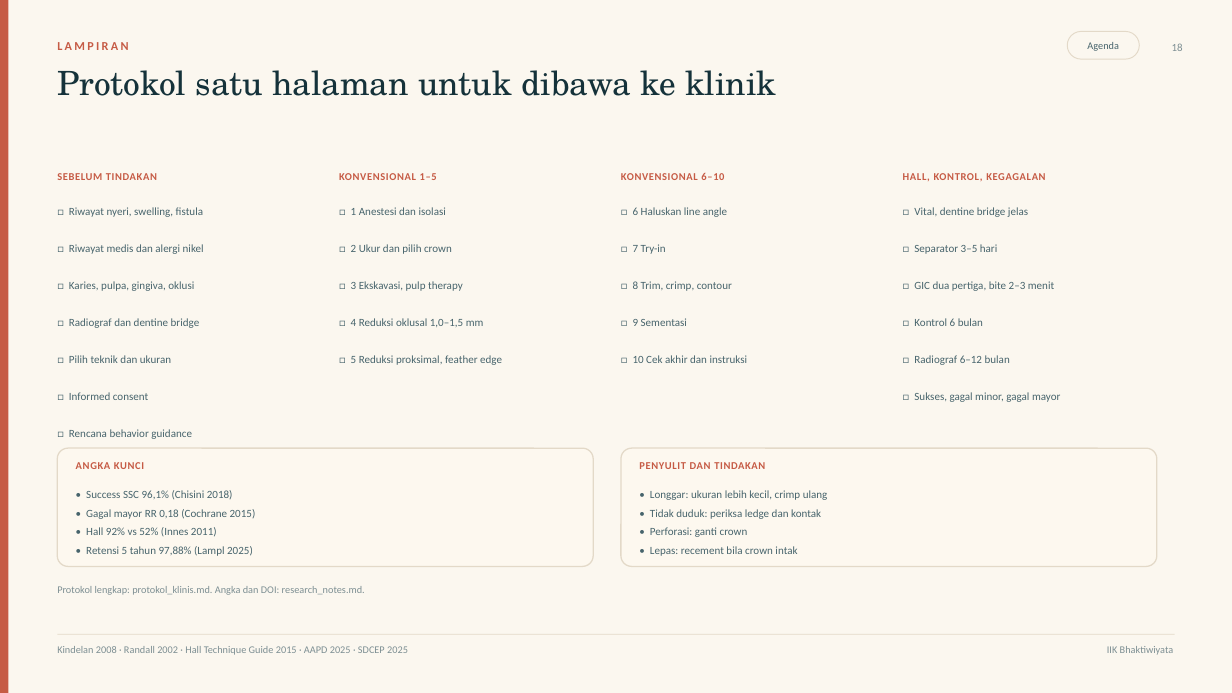
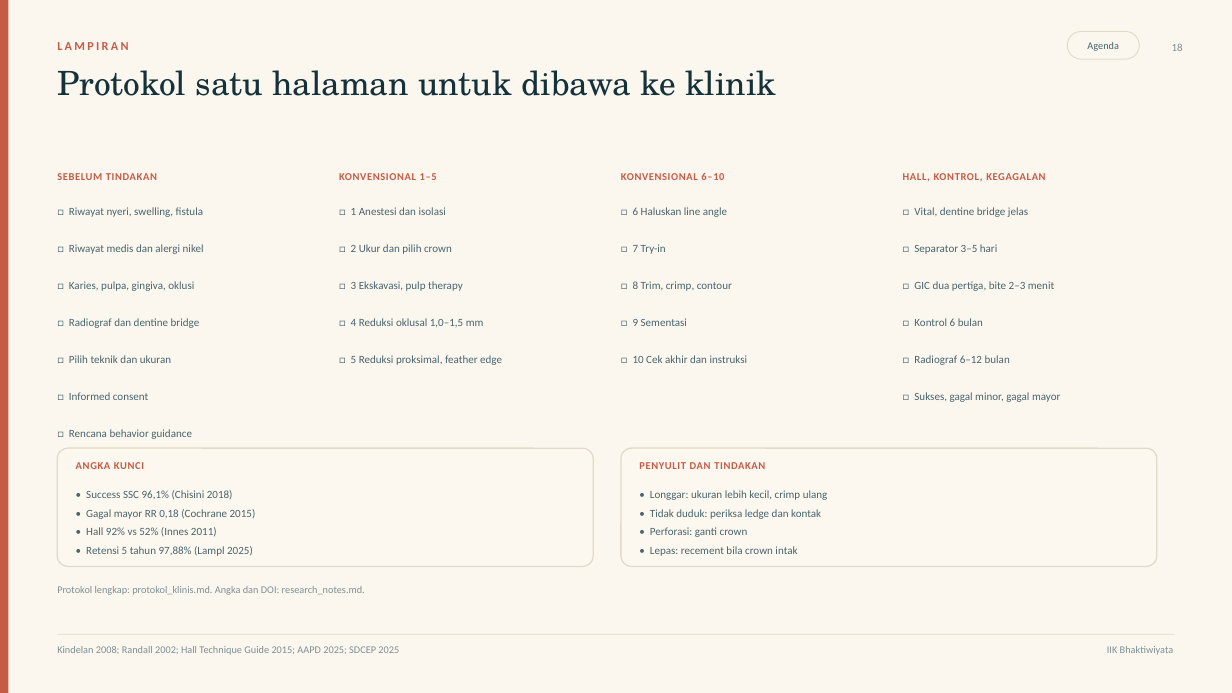
Before and after one commit to maskchanel14-source/agents, a slide deck: slide 18 of deliverables/ssc-pedodonsia/ssc-pedodonsia.pptx. Drawn at 1232x693 pixels with LibreOffice and Linux fonts; fonts in the diff are those of the drawing. Boxes give left, top, right and bottom in pixels: in the first picture for what was removed or moved away, otherwise in the second. Text is boxed around its words. In the diff, an @@ line names an element or a change of style, - is before the commit and + after.

Commit message:
Fix SSC deck layout, align bibliography numbering, and tighten clinical wording

```diff
--- a/deliverables/ssc-pedodonsia/ssc-pedodonsia.pptx
+++ b/deliverables/ssc-pedodonsia/ssc-pedodonsia.pptx
@@ text at [57, 646, 399, 655]: text changed @@
-Kindelan 2008 · Randall 2002 · Hall Technique Guide 2015 · AAPD 2025 · SDCEP 2025
+Kindelan 2008; Randall 2002; Hall Technique Guide 2015; AAPD 2025; SDCEP 2025
```
Also in this commit, not shown: 16 other slides changed, 8 other files.
